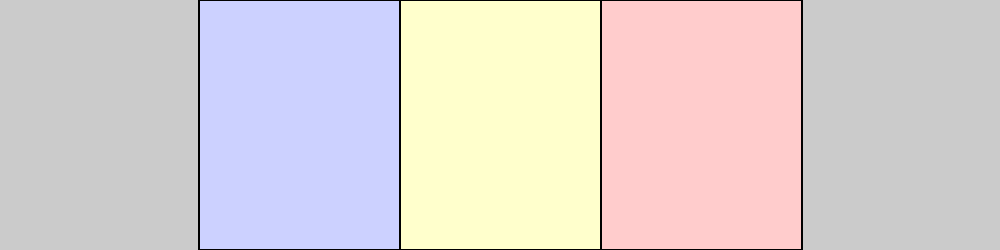
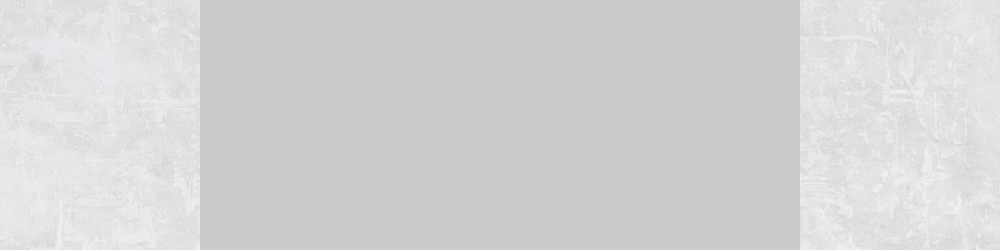
Revision of a layered 1000px x 250px image; what changed, layer by layer:
added layer "Layer 1 copy" (overlay, 73%) above "Rectangle 1 copy 4" over [left=0, top=0, right=1000, bottom=250]
painted on "Rectangle 1 copy 4" over [left=198, top=0, right=803, bottom=250]
